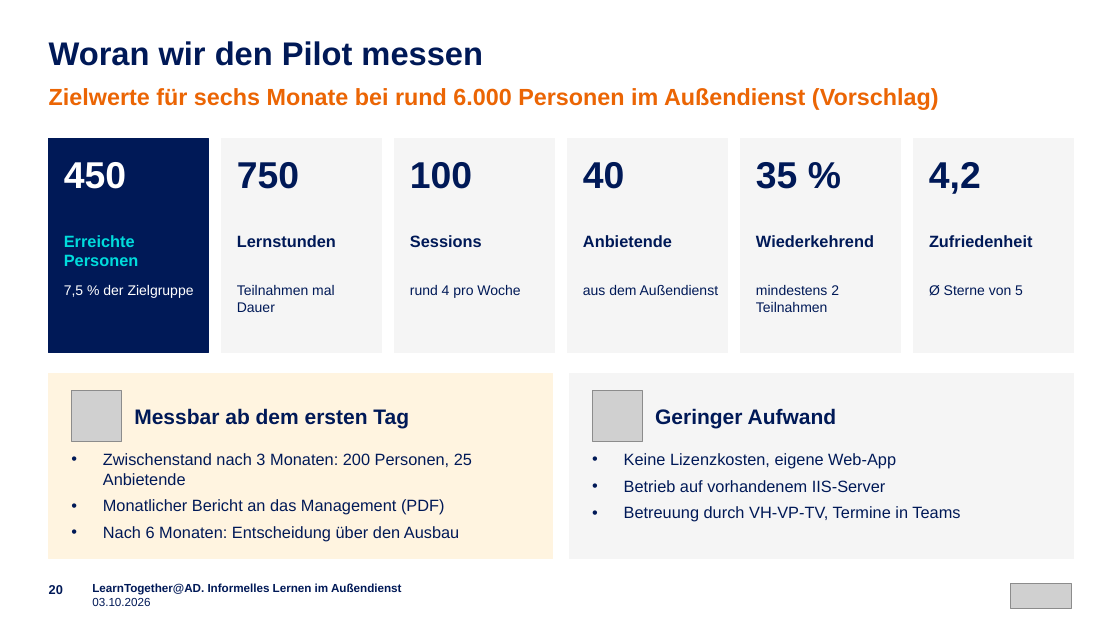
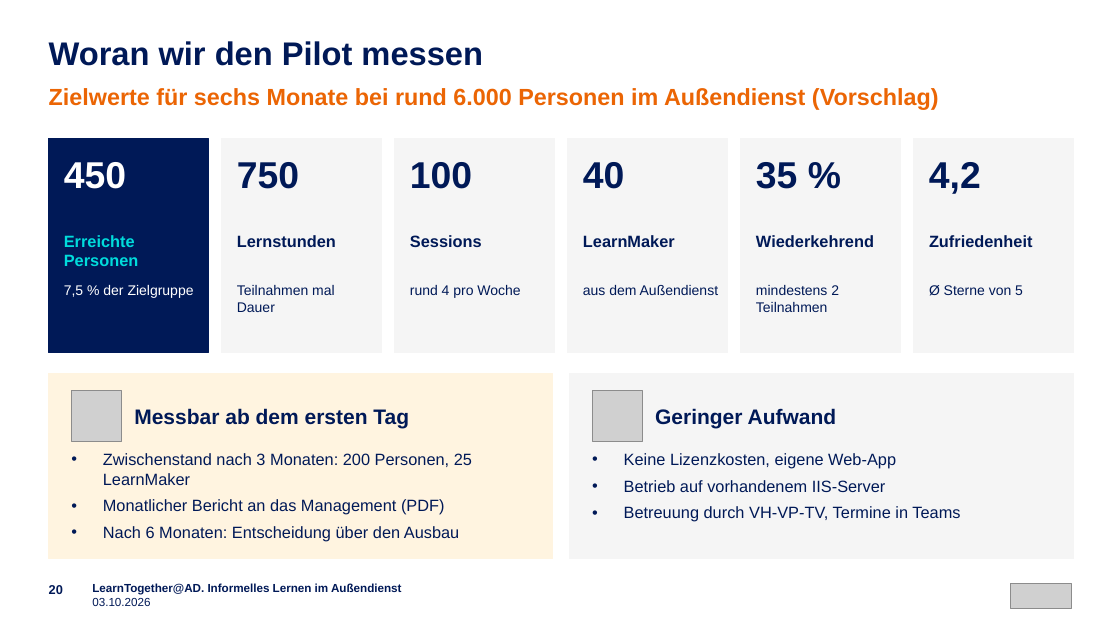
Before and after one commit to emplush/ruv_learntogether, a slide deck: slide 20 of docs/LearnTogether-AD_Praesentation.pptx. Drawn at 1120x630 pixels with LibreOffice and Linux fonts; fonts in the diff are those of the drawing; grey boxes stand for pictures. Boxes give left, top, right and bottom in pixels: in the first picture for what was removed or moved away, otherwise in the second. Text is boxed around its words. In the diff, an @@ line names an element or a change of style, - is before the commit and + after.

```diff
--- a/docs/LearnTogether-AD_Praesentation.pptx
+++ b/docs/LearnTogether-AD_Praesentation.pptx
@@ text at (583,235,675,247): text changed @@
-Anbietende
+LearnMaker
@@ text at (103,453,472,485): text changed @@
-• Zwischenstand nach 3 Monaten: 200 Personen, 25 Anbietende
+• Zwischenstand nach 3 Monaten: 200 Personen, 25 LearnMaker
```
Also in this commit, not shown: 10 other slides changed, 35 other files.
